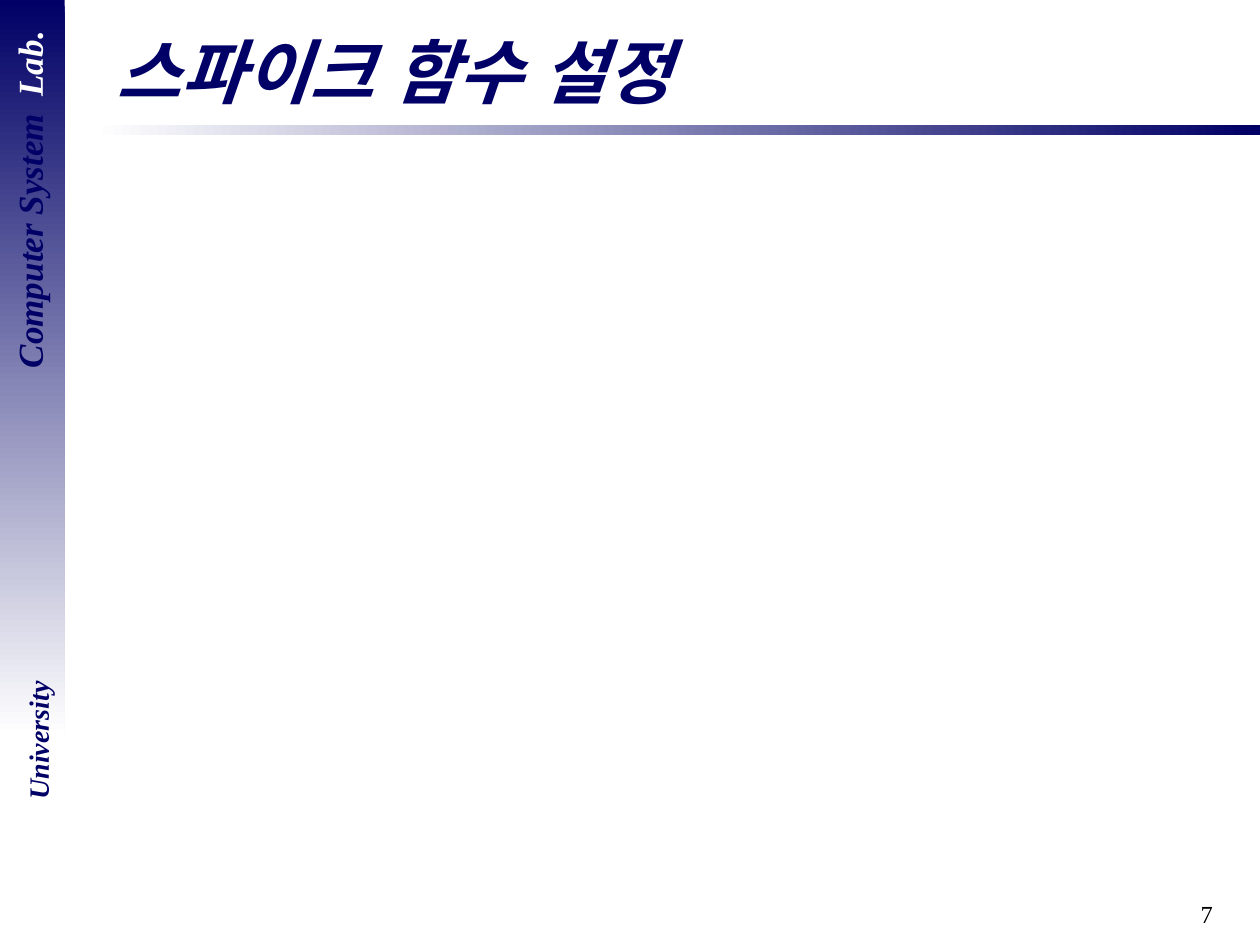
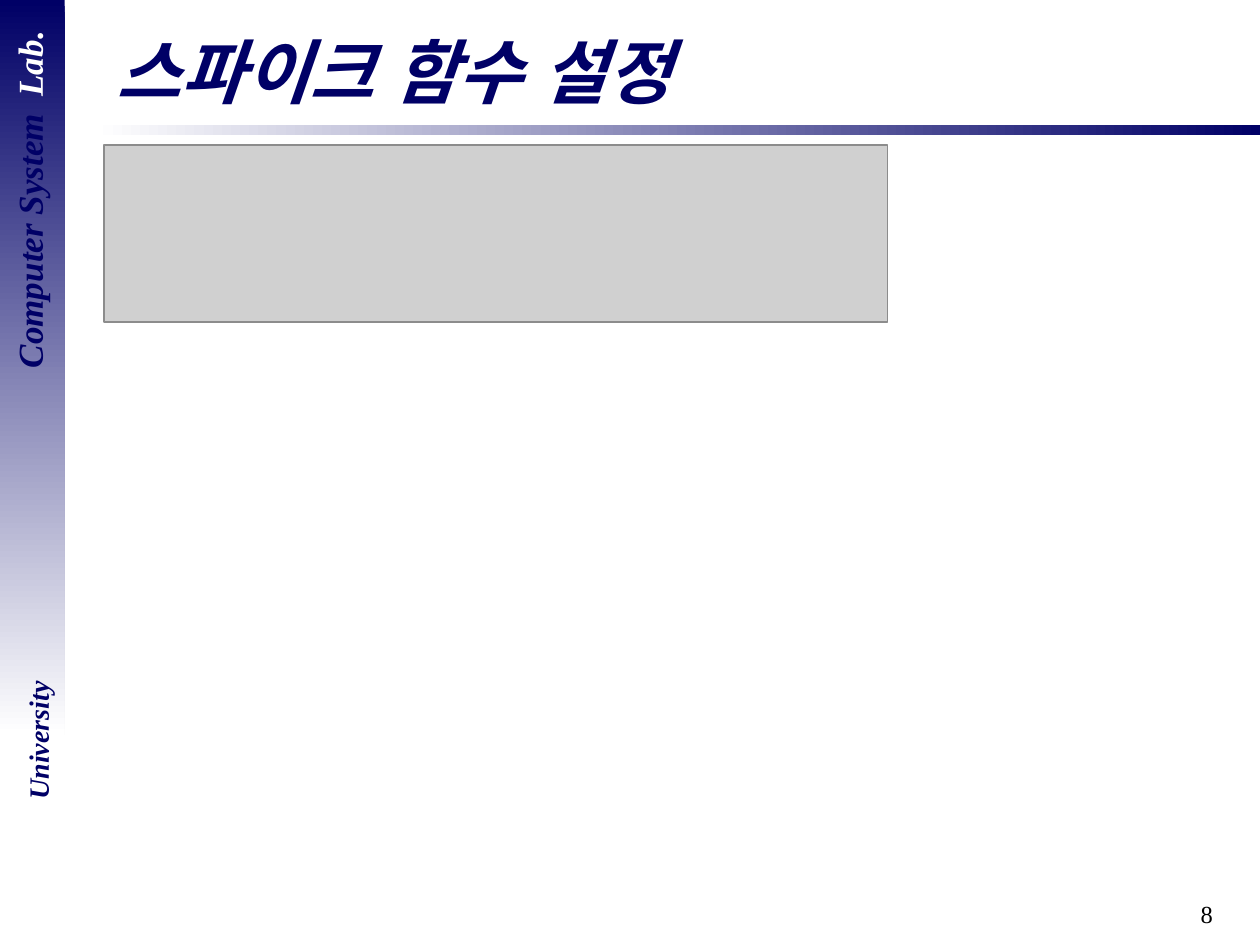
Before and after one commit to DevelopLee20/SNN, a slide deck: slide 8 of cs semina/06_Serogate-1.pptx (slide 7 before the commit). Drawn at 1260x945 pixels with LibreOffice and Linux fonts; fonts in the diff are those of the drawing; grey boxes stand for pictures; background and template pictures are left out. Boxes give left, top, right and bottom in pixels: in the first picture for what was removed or moved away, otherwise in the second. Text is boxed around its words. In the diff, an @@ line names an element or a change of style, - is before the commit and + after.

```diff
--- a/cs semina/06_Serogate-1.pptx
+++ b/cs semina/06_Serogate-1.pptx
@@ picture added at [105, 145, 888, 323] @@
@@ page number at [1201, 906, 1213, 924]: text changed @@
-7
+8
```
Also in this commit, not shown: 10 other slides changed, 3 slides added, 1 other file.
